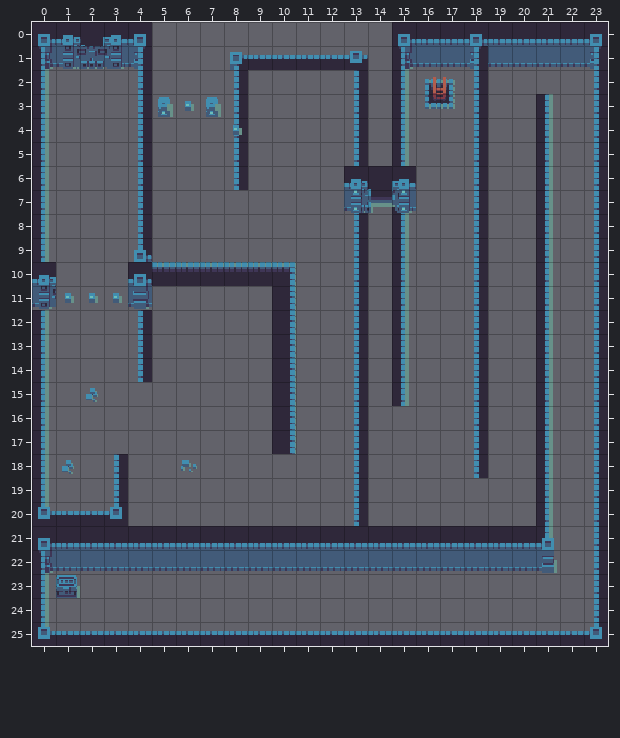
Tiled map -- maps/map2.tmx. Above, as it was before the edit.
Cells are 16x16 px. Shown: x 0..23, y 0..25.
The result:
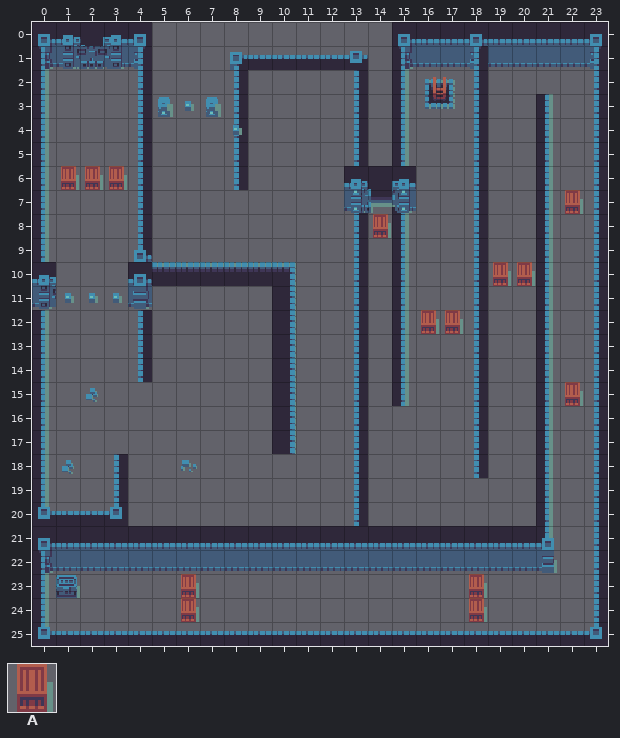
Key: from "dungeon_sheet": A 182.
_ is an empty cell.
Tiles of an added or newly shown layer are drawn over the layers below it.
What changed:
Layer "TextTriggers" (added):
There is now tile A in row 6 at x 1 to 3; in row 7 at x 22; in row 8 at x 14; in row 10 at x 19 to 20; in row 12 at x 16 to 17; in row 15 at x 22.
There is now tile A in rows 23 to 24 at x 6 and 18.
Changed places in both pictures, as pixel boxes (x1, y1, x2, y2):
added: (61, 166, 127, 190)
added: (565, 190, 583, 214)
added: (373, 214, 391, 238)
added: (493, 262, 535, 286)
added: (421, 310, 463, 334)
added: (565, 382, 583, 406)
added: (181, 574, 199, 622)
added: (469, 574, 487, 622)
